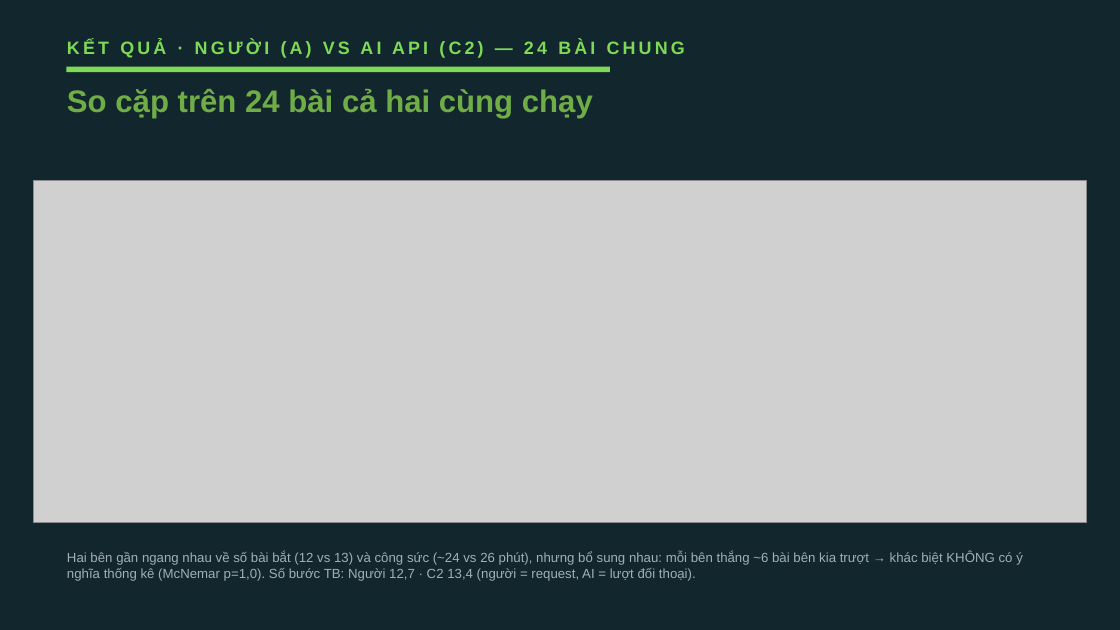
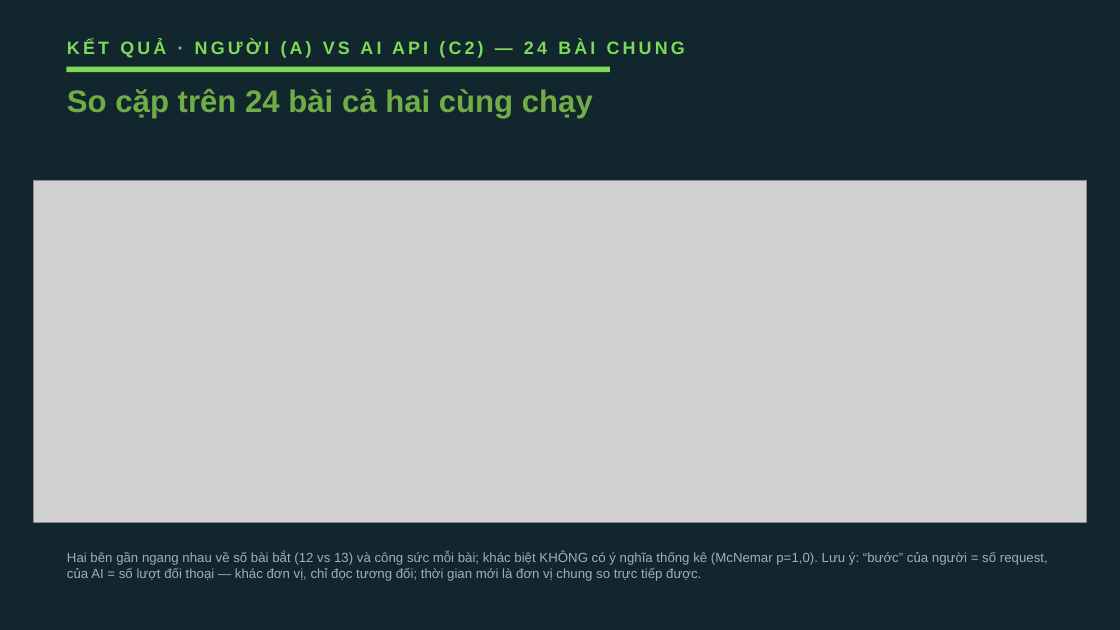
Before and after one commit to VuNguyenBinh/KLTN-FA26, a slide deck: slide 22 of Slide/KTLN_slide.pptx. Drawn at 1120x630 pixels with LibreOffice and Linux fonts; fonts in the diff are those of the drawing; grey boxes stand for pictures. Boxes give left, top, right and bottom in pixels: in the first picture for what was removed or moved away, otherwise in the second. Text is boxed around its words. In the diff, an @@ line names an element or a change of style, - is before the commit and + after.

```diff
--- a/Slide/KTLN_slide.pptx
+++ b/Slide/KTLN_slide.pptx
@@ text at box(67, 551, 1048, 581): text changed @@
-Hai bên gần ngang nhau về số bài bắt (12 vs 13) và công sức (~24 vs 26 phút), nhưng bổ sung nhau: mỗi bên thắng ~6 bài bên kia trượt → khác biệt KHÔNG có ý nghĩa thống kê (McNemar p=1,0). Số bước TB: Người 12,7 · C2 13,4 (người = request, AI = lượt đối thoại).
+Hai bên gần ngang nhau về số bài bắt (12 vs 13) và công sức mỗi bài; khác biệt KHÔNG có ý nghĩa thống kê (McNemar p=1,0). Lưu ý: “bước” của người = số request, của AI = số lượt đối thoại — khác đơn vị, chỉ đọc tương đối; thời gian mới là đơn vị chung so trực tiếp được.
```
Also in this commit, not shown: 1 other file.
